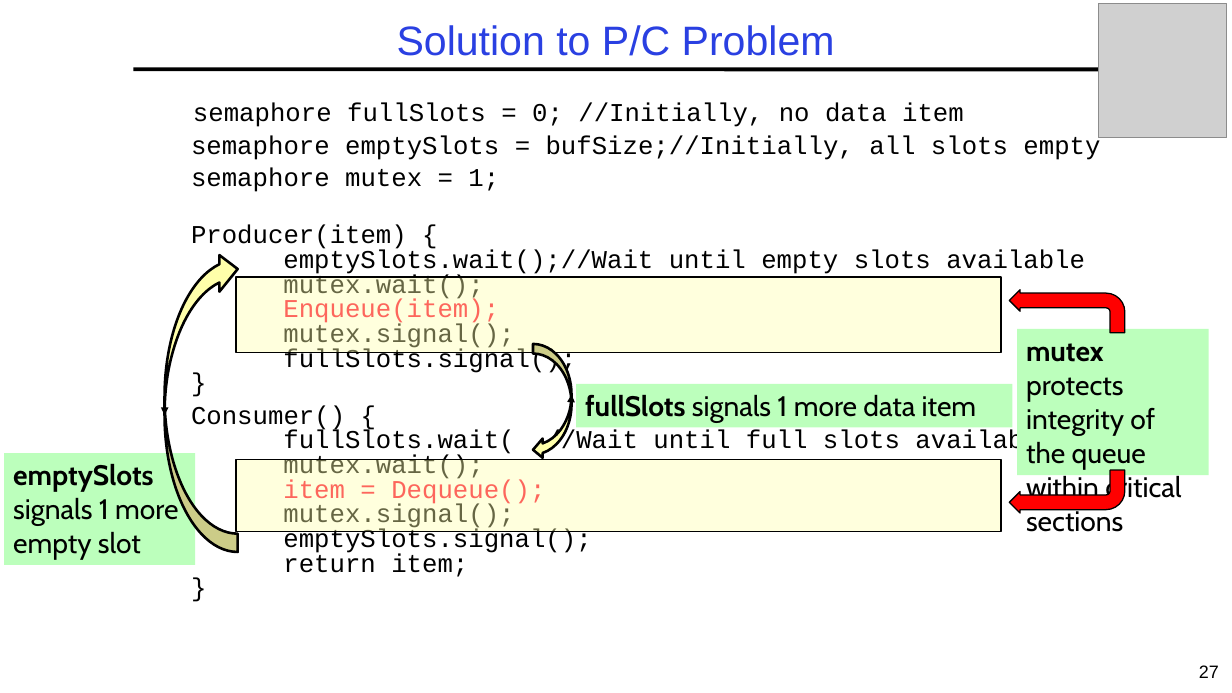
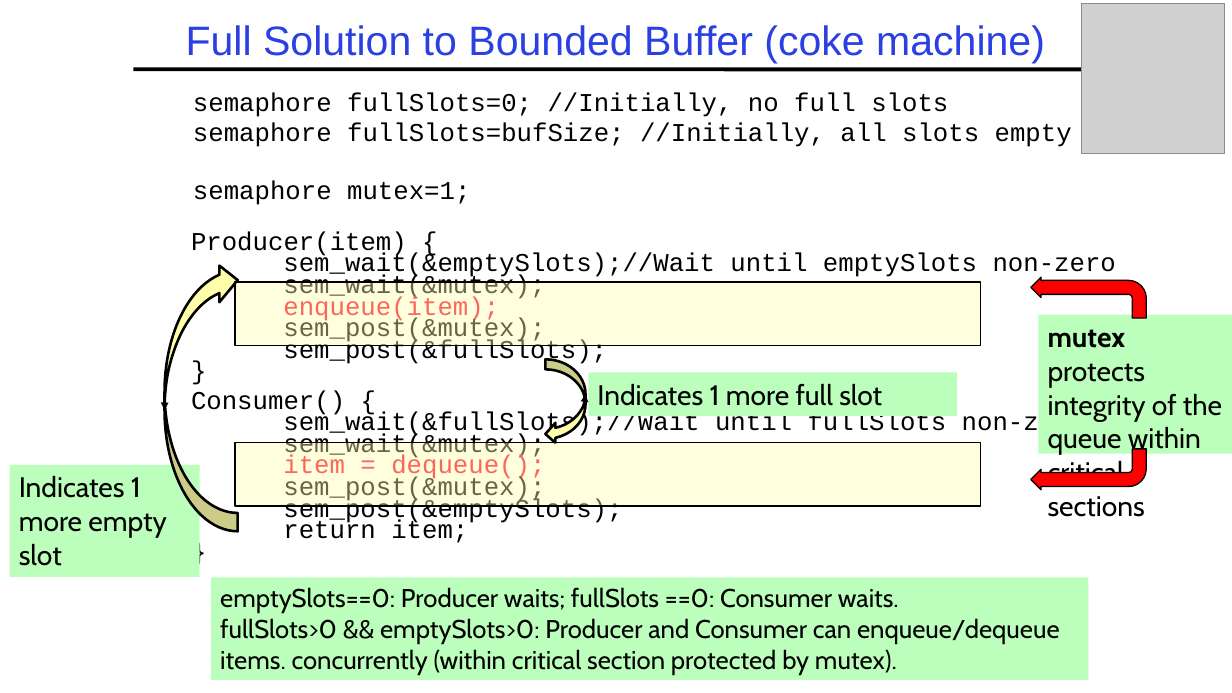
Before and after one commit to guhofstra/CSC256Fa25, a slide deck: slide 31 of PPTs/L3-Synchronization.pptx (slide 27 before the commit). Drawn at 1232x693 pixels with LibreOffice and Linux fonts; fonts in the diff are those of the drawing; grey boxes stand for pictures. Boxes give left, top, right and bottom in pixels: in the first picture for what was removed or moved away, otherwise in the second. Text is boxed around its words. In the diff, an @@ line names an element or a change of style, - is before the commit and + after.

```diff
--- a/PPTs/L3-Synchronization.pptx
+++ b/PPTs/L3-Synchronization.pptx
@@ title at (x1=186, y1=25, x2=1045, y2=63): text changed @@
-Solution to P/C Problem
+Full Solution to Bounded Buffer (coke machine)
@@ picture resized from (x1=1099, y1=4, x2=1227, y2=139) to (x1=1082, y1=4, x2=1226, y2=153) @@
@@ text at (x1=191, y1=92, x2=1116, y2=543): text changed @@
-semaphore fullSlots = 0; //Initially, no data item
-semaphore emptySlots = bufSize;//Initially, all slots empty
-semaphore mutex = 1;
-Producer(item) {
-emptySlots.wait();//Wait until empty slots available
-mutex.wait();
-Enqueue(item);
-mutex.signal();
-fullSlots.signal();
-}
-Consumer() {
-fullSlots.wait( //Wait until full slots available
-mutex.wait();
-item = Dequeue();
-mutex.signal();
-emptySlots.signal();
-return item;
-}
+semaphore fullSlots=0; //Initially, no full slots
+semaphore fullSlots=bufSize; //Initially, all slots empty
+semaphore mutex=1;
+Producer(item) {
+sem_wait(&emptySlots);//Wait until emptySlots non-zero
+sem_wait(&mutex);
+enqueue(item);
+sem_post(&mutex);
+sem_post(&fullSlots);
+}
+Consumer() {
+sem_wait(&fullSlots);//Wait until fullSlots non-zero
+sem_wait(&mutex);
+item = dequeue();
+sem_post(&mutex);
+sem_post(&emptySlots);
+return item;
+}
@@ curved right arrow resized from (x1=165, y1=250, x2=238, y2=552) to (x1=165, y1=262, x2=238, y2=531) @@
@@ rectangle resized from (x1=236, y1=277, x2=1001, y2=352) to (x1=235, y1=282, x2=981, y2=346) @@
@@ bent arrow moved from (x1=1009, y1=290, x2=1125, y2=334) to (x1=1031, y1=277, x2=1147, y2=318) @@
@@ rectangle "mutex protects integrity of the ..." resized from (x1=1018, y1=329, x2=1210, y2=475) to (x1=1039, y1=314, x2=1232, y2=454) @@
@@ curved right arrow resized from (x1=533, y1=344, x2=572, y2=459) to (x1=545, y1=360, x2=585, y2=445) @@
@@ rectangle "Indicates 1 more full slot" resized from (x1=576, y1=384, x2=1012, y2=427) to (x1=589, y1=372, x2=958, y2=416) @@
@@ text in rectangle at (x1=597, y1=383, x2=882, y2=406): text changed @@
-fullSlots signals 1 more data item
+Indicates 1 more full slot
@@ rectangle resized from (x1=236, y1=460, x2=1001, y2=531) to (x1=235, y1=443, x2=981, y2=506) @@
@@ bent arrow moved from (x1=1009, y1=470, x2=1125, y2=514) to (x1=1031, y1=449, x2=1147, y2=490) @@
@@ rectangle "Indicates 1 more empty slot" moved from (x1=4, y1=453, x2=195, y2=565) to (x1=10, y1=465, x2=201, y2=577) @@
@@ text in rectangle at (x1=19, y1=475, x2=166, y2=566): text changed @@
-emptySlots
-signals 1 more empty slot
+Indicates 1 more empty slot
@@ rectangle added at (x1=212, y1=578, x2=1090, y2=680), fill #BCFFBC, 20 pt, text #000000 @@
+emptySlots==0: Producer waits; fullSlots ==0: Consumer waits.
+fullSlots>0 && emptySlots>0: Producer and Consumer can enqueue/dequeue items. concurrently (within critical section protected by mutex).
@@ page number removed at (x1=1199, y1=665, x2=1219, y2=678) @@
-27
```
Also in this commit, not shown: 26 other slides changed, 20 slides added, 6 slides removed, 4 other files.
